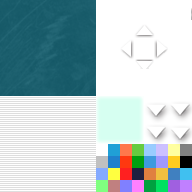
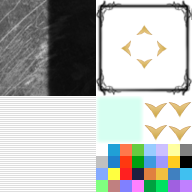
Layered file, before and after one edit (192×192). Changes by layer:
added layer "fancy_up" above "fancy_left" over (136, 24, 153, 35)
added layer "fancy_left" above "fancy_right" over (120, 40, 131, 57)
added layer "fancy_right" above "fancy_down" over (157, 40, 168, 57)
added layer "fancy_down" above "fancy4" over (136, 59, 153, 70)
added layer "fancy4" above "fancy3" over (144, 103, 168, 120)
added layer "fancy3" above "fancy2" over (168, 102, 192, 119)
added layer "fancy2" above "fancy" over (168, 126, 192, 143)
added layer "fancy" above "fuwawa" over (144, 125, 168, 142)
hid "fuwawa" over (0, 0, 96, 96)
showed "shiowi" over (42, 0, 96, 96)
hid "biboo_fwmc_box" over (96, 0, 192, 96)
showed "shiowi_wissa_box" over (96, 0, 192, 96)
painted on "Window.png" over (120, 24, 192, 144)
